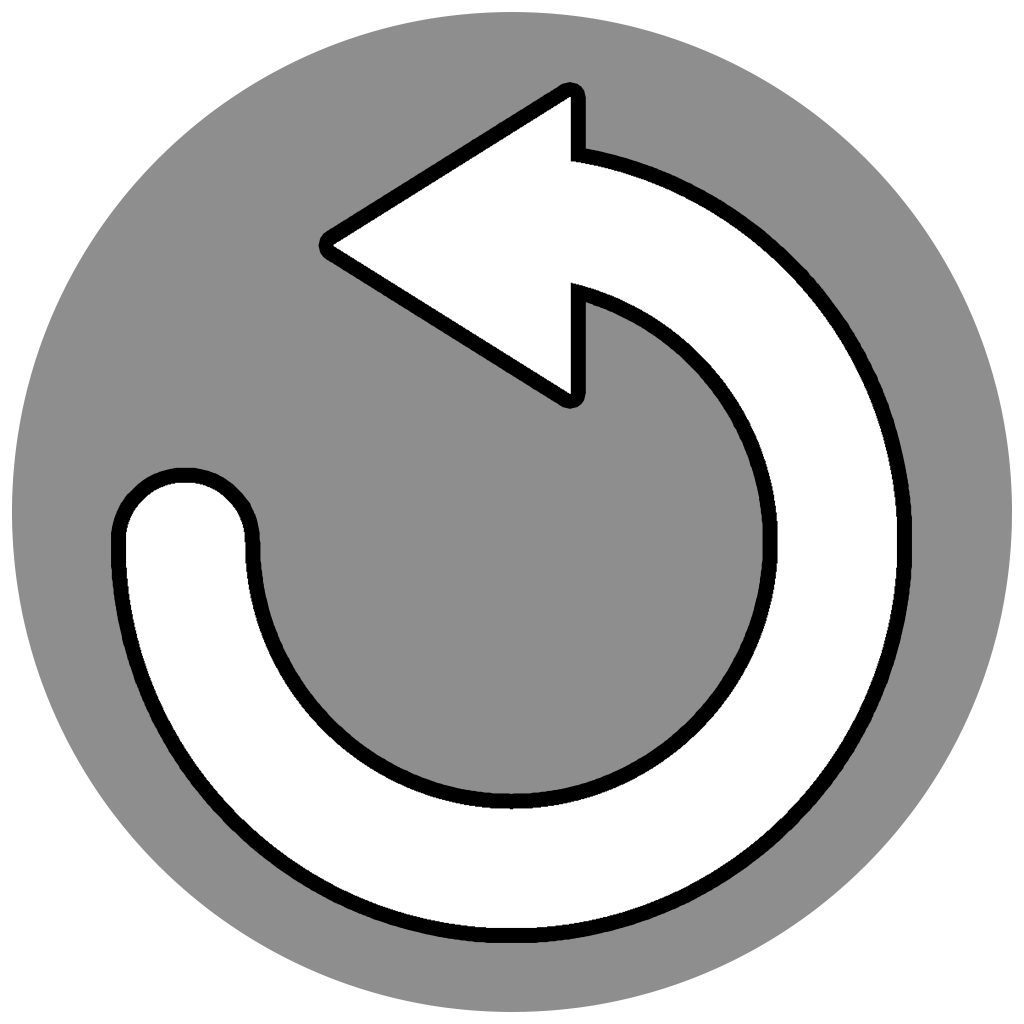
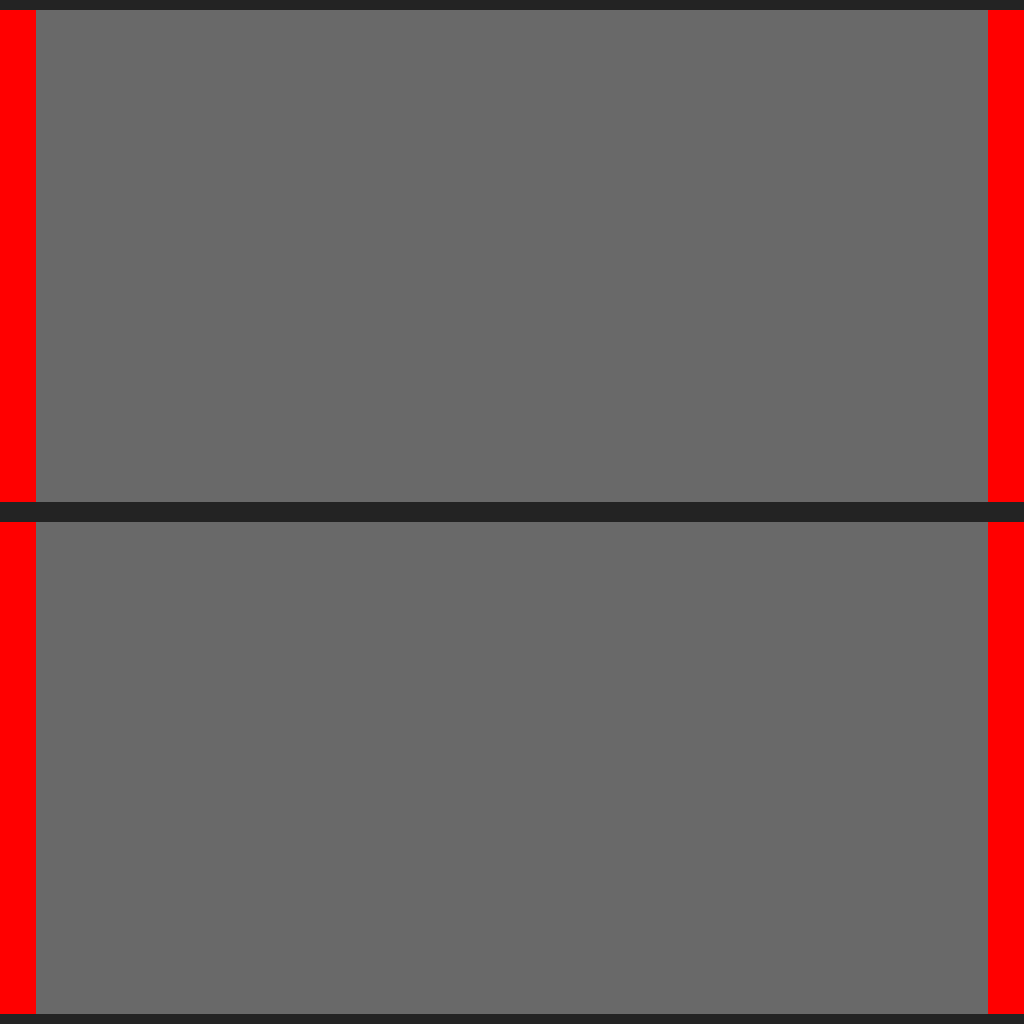
Layers edited between the first and the second 1024 × 1024 image:
added layer "Conveyor bely" above "red-alarm-clock-icon-cartoon-style-vector-9292953" over bbox(0, 0, 1024, 1024)
hid "img_130208" over bbox(126, 97, 897, 928)
hid "Ellisse 1" over bbox(12, 12, 1012, 1012)
